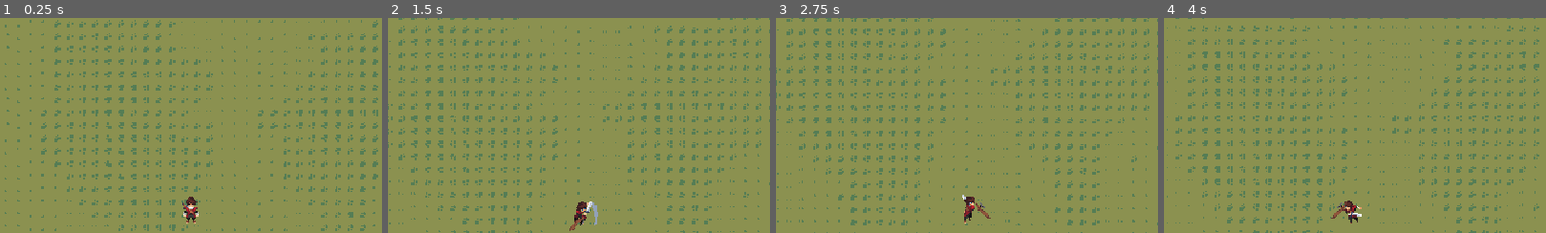
Above: before the commit, frames 1-4 (left to right).
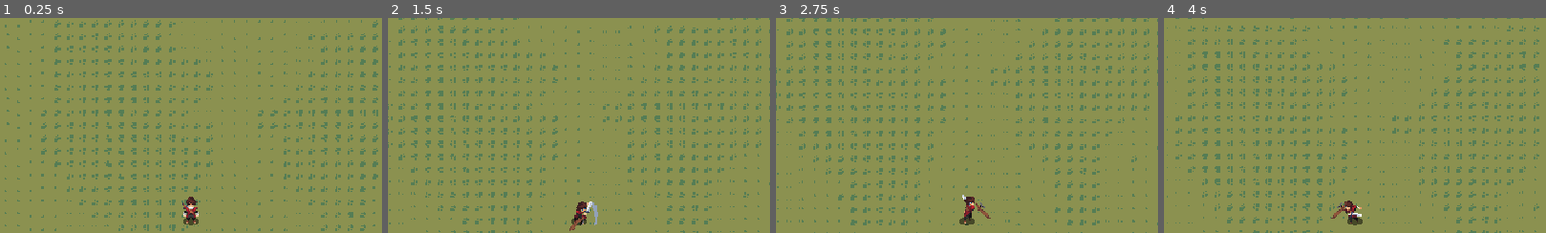
Above: after the commit, the same moments.

Repository: makattack24/MyGodotGame
Game: Godot game, scene res://Scenes/Main.tscn
Same seed, same stepped clock (60 frames per second), same inputs: the game is played once before the commit and once after it. Sound files missing from this copy of the repository are replaced by a short silence.
Inputs (mouse positions are % of the whole screen's width and height, from its top left):
- Up to frame 1 (0.25 s): no input
- Up to frame 2 (1.5 s): tap Enter (ui_accept) at 0.5, 0.77 s; move the mouse to (72, 45) at 0.52 s; hold D (move_right) 0.53-1.28 s; tap E (pickup) at 0.6 s; click (72, 45) at 0.67 s; move the mouse to (30, 55) at 1.27 s; hold S (move_down) from 1.28 s (still down); click (30, 55) at 1.35 s
- Up to frame 3 (2.75 s): tap Enter (ui_accept) at 1.52 s; tap E (pickup) at 1.55, 2.3 s; move the mouse to (60, 28) at 2.02 s; release S (move_down) at 2.03 s; hold D (move_right) from 2.03 s (still down); hold Right mouse button (attack2) from 2.03 s (still down); click (60, 28) at 2.17 s
- Up to frame 4 (4 s): tap Enter (ui_accept) at 2.75, 3.02, 3.77 s; move the mouse to (45, 70) at 2.77 s; release D (move_right) at 2.78 s; release Right mouse button (attack2) at 2.78 s; hold W (move_up) 2.78-3.53 s; tap B (build_mode) at 2.85 s; click (45, 70) at 2.92 s; tap E (pickup) at 3.05, 3.6 s; move the mouse to (80, 65) at 3.52 s; hold A (move_left) from 3.53 s (still down); click (80, 65) at 3.67 s
The pictures show only the part of the screen within x 25-75%, y 5-55%; the shares and areas given below are measured in that part.

The runs differ from the first frame. In frame 1, less than 0.1% of the frame differs, in the area x 48-52%, y 92-97%; in frame 2, less than 0.1%; in frame 3, 0.1%; in frame 4, less than 0.1%.

Commit message:
heart item

Diff:
--- /dev/null
+++ b/Scenes/heart_item.tscn
@@ -0,0 +1,20 @@
+[gd_scene format=3 uid="uid://cafd2slv4d5jp"]
+
+[ext_resource type="Script" path="res://Scripts/heart_item.gd" id="1_heart"]
+[ext_resource type="Texture2D" uid="uid://dll0dxhnko0x7" path="res://Assets/heart.png" id="1_t4qiy"]
+
+[sub_resource type="CircleShape2D" id="CircleShape2D_t4qiy"]
+radius = 7.0
+
+[node name="HeartItem" type="Node2D" unique_id=1126258100]
+script = ExtResource("1_heart")
+
+[node name="Sprite2D" type="Sprite2D" parent="." unique_id=87190074]
+texture = ExtResource("1_t4qiy")
+
+[node name="Area2D" type="Area2D" parent="." unique_id=2048834023]
+
+[node name="CollisionShape2D" type="CollisionShape2D" parent="Area2D" unique_id=217673016]
+shape = SubResource("CircleShape2D_t4qiy")
+
+[node name="AudioStreamPlayer2D" type="AudioStreamPlayer2D" parent="." unique_id=694408606]
--- a/Scenes/pause_menu.tscn
+++ b/Scenes/pause_menu.tscn
@@ -55,6 +55,11 @@
 button_pressed = true
 text = "Show Controls"
 
+[node name="ScreenShakeToggle" type="CheckButton" parent="VBoxContainer" unique_id=4444444444]
+layout_mode = 2
+button_pressed = true
+text = "Screen Shake"
+
 [node name="Quit" type="Button" parent="VBoxContainer" unique_id=257242049]
 layout_mode = 2
 text = "QUIT"
@@ -63,4 +68,5 @@
 [connection signal="toggled" from="VBoxContainer/MusicToggle" to="." method="_on_music_toggle_toggled"]
 [connection signal="value_changed" from="VBoxContainer/VolumeContainer/VolumeSlider" to="." method="_on_volume_slider_value_changed"]
 [connection signal="toggled" from="VBoxContainer/ControlsToggle" to="." method="_on_controls_toggle_toggled"]
+[connection signal="toggled" from="VBoxContainer/ScreenShakeToggle" to="." method="_on_screen_shake_toggle_toggled"]
 [connection signal="pressed" from="VBoxContainer/Quit" to="." method="_on_quit_pressed"]
--- a/Scripts/enemy.gd
+++ b/Scripts/enemy.gd
@@ -20,6 +20,7 @@
 @export var coin_drop_chance: float = 1.0      # Chance to drop coins (0.0 to 1.0)
 @export var min_coins: int = 1                 # Minimum coins to drop
 @export var max_coins: int = 3                 # Maximum coins to drop
+@export var heart_drop_chance: float = 0.15    # Chance to drop a heart (0.0 to 1.0)
 
 # Reference to the player (set this in the Inspector or dynamically during gameplay)
 @export var player: CharacterBody2D                     # Target player node to follow
@@ -50,8 +51,9 @@
 # Shadow
 var shadow: Polygon2D = null
 
-# Coin drop scene
+# Loot drop scenes
 var coin_scene = preload("res://Scenes/coin_item.tscn")
+var heart_scene = preload("res://Scenes/heart_item.tscn")
 
 func _physics_process(_delta: float) -> void:
 	# Update attack cooldown
@@ -359,6 +361,9 @@
 	# Drop coins
 	drop_coins()
 
+	# Drop heart (chance based)
+	drop_heart()
+
 	# Play death feedback (animation or effects)
 	if death_effect:
 		death_effect.emitting = true
@@ -414,6 +419,22 @@
 			# Add to parent (deferred to avoid issues)
 			get_parent().add_child.call_deferred(coin)
 
+func drop_heart() -> void:
+	"""Drop a heart when enemy dies (chance based)"""
+	# Check if heart should drop based on chance
+	if randf() <= heart_drop_chance:
+		var heart = heart_scene.instantiate()
+
+		# Add slight random offset
+		var offset = Vector2(
+			randf_range(-10, 10),
+			randf_range(-10, 10)
+		)
+		heart.global_position = global_position + offset
+
+		# Add to parent (deferred to avoid issues)
+		get_parent().add_child.call_deferred(heart)
+
 func set_player_reference(player_ref: Node2D) -> void:
 	# Set the player reference for this enemy
 	player = player_ref
--- /dev/null
+++ b/Scripts/heart_item.gd
@@ -0,0 +1,89 @@
+extends Node2D
+
+# Healing properties
+@export var heal_amount: int = 1  # Amount to heal player
+@export var pickup_sound: AudioStream  # Assign a sound in the Inspector
+
+# Reference to the Area2D child node
+@onready var pickup_area: Area2D = $Area2D
+
+# Audio player
+var audio_player: AudioStreamPlayer2D
+
+func _ready() -> void:
+	# Create or get audio player
+	if has_node("AudioStreamPlayer2D"):
+		audio_player = $AudioStreamPlayer2D
+	else:
+		audio_player = AudioStreamPlayer2D.new()
+		add_child(audio_player)
+
+	# Set the pickup sound if assigned
+	if pickup_sound:
+		audio_player.stream = pickup_sound
+
+	# Connect the body_entered signal from the Area2D child
+	if pickup_area:
+		pickup_area.body_entered.connect(_on_body_entered)
+	else:
+		print("Error: Area2D child node not found in heart_item!")
+
+func _on_body_entered(body: Node2D) -> void:
+	# Check if the body is the player
+	if body.is_in_group("Player"):
+		pickup_item(body)
+
+func pickup_item(player: Node2D) -> void:
+	# Heal the player
+	if player.has_method("heal"):
+		player.heal(heal_amount)
+		print("Player healed for ", heal_amount, " health")
+
+	# Show floating text effect
+	show_heal_text()
+
+	# Play pickup sound if available
+	if audio_player and audio_player.stream:
+		# Hide the sprite so it looks picked up
+		$Sprite2D.visible = false
+
+		# Disable collision so it can't be picked up again
+		pickup_area.set_deferred("monitoring", false)
+
+		# Play sound
+		audio_player.play()
+
+		# Wait for sound to finish, then remove
+		await audio_player.finished
+		queue_free()
+	else:
+		# No sound, remove immediately
+		queue_free()
+
+func show_heal_text() -> void:
+	"""Creates a floating heal text effect"""
+	var tree = Engine.get_main_loop() as SceneTree
+	if not tree:
+		return
+
+	# Create a label for the floating heal text
+	var heal_label = Label.new()
+	heal_label.text = "+%d" % heal_amount
+	heal_label.add_theme_font_size_override("font_size", 16)
+	heal_label.modulate = Color(0.2, 0.8, 0.2)  # Green color for healing
+	heal_label.z_index = 100  # Draw on top
+
+	# Position above the item
+	heal_label.position = global_position + Vector2(-15, -40)
+
+	# Add to scene root
+	tree.root.add_child(heal_label)
+
+	# Animate the label (float up and fade out)
+	var tween = heal_label.create_tween()
+	tween.set_parallel(true)  # Run animations in parallel
+	tween.tween_property(heal_label, "position:y", heal_label.position.y - 50, 1.0)
+	tween.tween_property(heal_label, "modulate:a", 0.0, 1.0)
+
+	# Delete after animation
+	tween.finished.connect(func(): heal_label.queue_free())
--- a/Scripts/pause_menu.gd
+++ b/Scripts/pause_menu.gd
@@ -21,6 +21,11 @@
 		var controls_panel = hud.get_node_or_null("ControlsPanel")
 		if controls_panel:
 			controls_toggle.button_pressed = controls_panel.visible
+
+	# Update screen shake toggle state
+	var screen_shake_toggle = $VBoxContainer/ScreenShakeToggle
+	if screen_shake_toggle:
+		screen_shake_toggle.button_pressed = PlayerSettings.screen_shake_enabled
 
 func _input(event: InputEvent) -> void:
 	if event.is_action_pressed("ui_cancel"):
@@ -60,3 +65,7 @@
 		var controls_panel = hud.get_node_or_null("ControlsPanel")
 		if controls_panel:
 			controls_panel.visible = toggled_on
+
+
+func _on_screen_shake_toggle_toggled(toggled_on: bool) -> void:
+	PlayerSettings.screen_shake_enabled = toggled_on
--- a/Scripts/player.gd
+++ b/Scripts/player.gd
@@ -29,6 +29,7 @@
 # Screen shake variables
 var shake_amount: float = 0.0
 var shake_decay: float = 5.0
+var screen_shake_enabled: bool = true  # Can be toggled in settings
 
 # Weapon sprite reference
 @onready var weapon_sprite: Sprite2D = null  # Will be created dynamically
@@ -52,6 +53,12 @@
 
 # Current facing direction, defaults to "down"
 var facing_direction: String = "down"
+
+# Shadow
+var shadow: Polygon2D = null
+
+# Damage flash overlay
+var damage_flash: ColorRect = null
 
 # Placement mode
 var placement_mode: bool = false
@@ -101,6 +108,12 @@
 	# Get camera reference from the scene tree
 	camera = get_viewport().get_camera_2d()
 
+	# Create shadow
+	create_shadow()
+
+	# Create damage flash overlay
+	create_damage_flash()
+
 	# Initialize input mappings
 	initialize_input()
 
@@ -125,7 +138,7 @@
 		placement_cooldown -= _delta
 
 	# Apply screen shake
-	if shake_amount > 0 and camera:
+	if shake_amount > 0 and camera and PlayerSettings.screen_shake_enabled:
 		camera.offset = Vector2(
 			randf_range(-shake_amount, shake_amount),
 			randf_range(-shake_amount, shake_amount)
@@ -133,6 +146,8 @@
 		shake_amount = max(0, shake_amount - shake_decay * _delta)
 		if shake_amount == 0:
 			camera.offset = Vector2.ZERO
+	elif not PlayerSettings.screen_shake_enabled and camera:
+		camera.offset = Vector2.ZERO  # Reset offset if shake is disabled
 
 	if is_dead:
 		return  # Don't process input if dead
@@ -277,6 +292,9 @@
 	damage_cooldown = damage_cooldown_time  # Start cooldown
 	print("Player hit! Health: ", current_health, "/", max_health)
 
+	# Add screen shake on damage
+	shake_amount = 4.0  # Moderate shake amount
+
 	# Play damage sound
 	if damage_sound:
 		damage_sound.play()
@@ -284,15 +302,43 @@
 	# Emit health changed signal
 	emit_signal("health_changed", current_health, max_health)
 
-	# Visual feedback - flash the sprite red
+	# Show damage indicator
+	show_damage_text(damage)
+
+	# Flash the screen red
+	flash_screen_red()
+
+	# Visual feedback - flash the sprite white then red multiple times
 	if anim_sprite:
-		anim_sprite.modulate = Color(1, 0.5, 0.5)  # Red tint
-		await get_tree().create_timer(0.2).timeout
+		for i in range(3):
+			anim_sprite.modulate = Color(2.0, 2.0, 2.0)  # Bright white flash
+			await get_tree().create_timer(0.08).timeout
+			anim_sprite.modulate = Color(1.5, 0.3, 0.3)  # Red tint
+			await get_tree().create_timer(0.08).timeout
 		anim_sprite.modulate = Color(1, 1, 1)  # Back to normal
 
 	# Check if player died
 	if current_health <= 0:
 		die()
+
+func heal(amount: int) -> void:
+	"""Heal the player by the specified amount"""
+	# Don't heal if dead
+	if is_dead:
+		return
+
+	# Add health but don't exceed max
+	current_health = min(current_health + amount, max_health)
+	print("Player healed! Health: ", current_health, "/", max_health)
+
+	# Emit health changed signal
+	emit_signal("health_changed", current_health, max_health)
+
+	# Visual feedback - flash the sprite green
+	if anim_sprite:
+		anim_sprite.modulate = Color(0.5, 2.0, 0.5)  # Green flash
+		await get_tree().create_timer(0.2).timeout
+		anim_sprite.modulate = Color(1, 1, 1)  # Back to normal
 
 func die() -> void:
 	is_dead = true
@@ -381,6 +427,85 @@
 				body.queue_free()
 		else:
 			print("Need an axe to chop trees! Select it from your inventory.")
+
+func create_shadow() -> void:
+	"""Create a simple shadow sprite under the player"""
+	shadow = Polygon2D.new()
+	shadow.name = "Shadow"
+
+	# Create an ellipse shape for the shadow
+	var points = PackedVector2Array()
+	var num_points = 16
+	for i in range(num_points):
+		var angle = (float(i) / num_points) * TAU
+		var x = cos(angle) * 10
+		var y = sin(angle) * 5
+		points.append(Vector2(x, y))
+
+	shadow.polygon = points
+	shadow.color = Color(0, 0, 0, 0.5)  # Semi-transparent black
+	shadow.position = Vector2(0, 16)  # At the player's feet
+
+	# Make sure shadow renders below sprite
+	if anim_sprite:
+		add_child(shadow)
+		move_child(shadow, 0)  # Move to first position (renders first)
+	else:
+		add_child(shadow)
+
+func create_damage_flash() -> void:
+	"""Create a full-screen red flash overlay for damage feedback"""
+	# Create a CanvasLayer to ensure it renders on top
+	var canvas_layer = CanvasLayer.new()
+	canvas_layer.layer = 100  # High layer to render on top
+	canvas_layer.name = "DamageFlashLayer"
+	add_child(canvas_layer)
+
+	# Create the ColorRect for the red flash
+	damage_flash = ColorRect.new()
+	damage_flash.color = Color(1, 0, 0, 0)  # Red with 0 alpha (invisible initially)
+	damage_flash.mouse_filter = Control.MOUSE_FILTER_IGNORE  # Don't block mouse input
+
+	# Make it cover the entire viewport
+	damage_flash.set_anchors_preset(Control.PRESET_FULL_RECT)
+
+	canvas_layer.add_child(damage_flash)
+
+func flash_screen_red() -> void:
+	"""Flash the screen with a light red overlay"""
+	if damage_flash:
+		# Quick fade in and out
+		var tween = create_tween()
+		tween.tween_property(damage_flash, "color:a", 0.25, 0.05)  # Fade in to 25% alpha
+		tween.tween_property(damage_flash, "color:a", 0.0, 0.2)   # Fade out
+
+func show_damage_text(damage: int) -> void:
+	"""Creates a floating damage text effect"""
+	var tree = Engine.get_main_loop() as SceneTree
+	if not tree:
+		return
+
+	# Create a label for the floating damage text
+	var damage_label = Label.new()
+	damage_label.text = "-%d" % damage
+	damage_label.add_theme_font_size_override("font_size", 16)
+	damage_label.modulate = Color(0.7, 0.15, 0.15)  # Darker red color
+	damage_label.z_index = 100  # Draw on top
+
+	# Position above the player
+	damage_label.position = global_position + Vector2(-15, -40)
+
+	# Add to scene root
+	tree.root.add_child(damage_label)
+
+	# Animate the label (float up and fade out)
+	var tween = damage_label.create_tween()
+	tween.set_parallel(true)  # Run animations in parallel
+	tween.tween_property(damage_label, "position:y", damage_label.position.y - 50, 1.0)
+	tween.tween_property(damage_label, "modulate:a", 0.0, 1.0)
+
+	# Delete after animation
+	tween.finished.connect(func(): damage_label.queue_free())
 
 func initialize_input() -> void:
 	# Adds WASD key mappings if they don't exist
--- /dev/null
+++ b/Scripts/player_settings.gd
@@ -0,0 +1,4 @@
+extends Node
+
+# Player settings that persist across scenes
+var screen_shake_enabled: bool = true
--- a/project.godot
+++ b/project.godot
@@ -19,6 +19,7 @@
 
 BgMusic="*uid://cbongyooxyspb"
 Inventory="*uid://ch7g67cuqhk2s"
+PlayerSettings="*res://Scripts/player_settings.gd"
 
 [display]
 
Binary file added: Assets/heart.png
Not shown, added: Assets/heart.png.import
Not shown, added: Scripts/heart_item.gd.uid
Not shown, added: Scripts/player_settings.gd.uid
